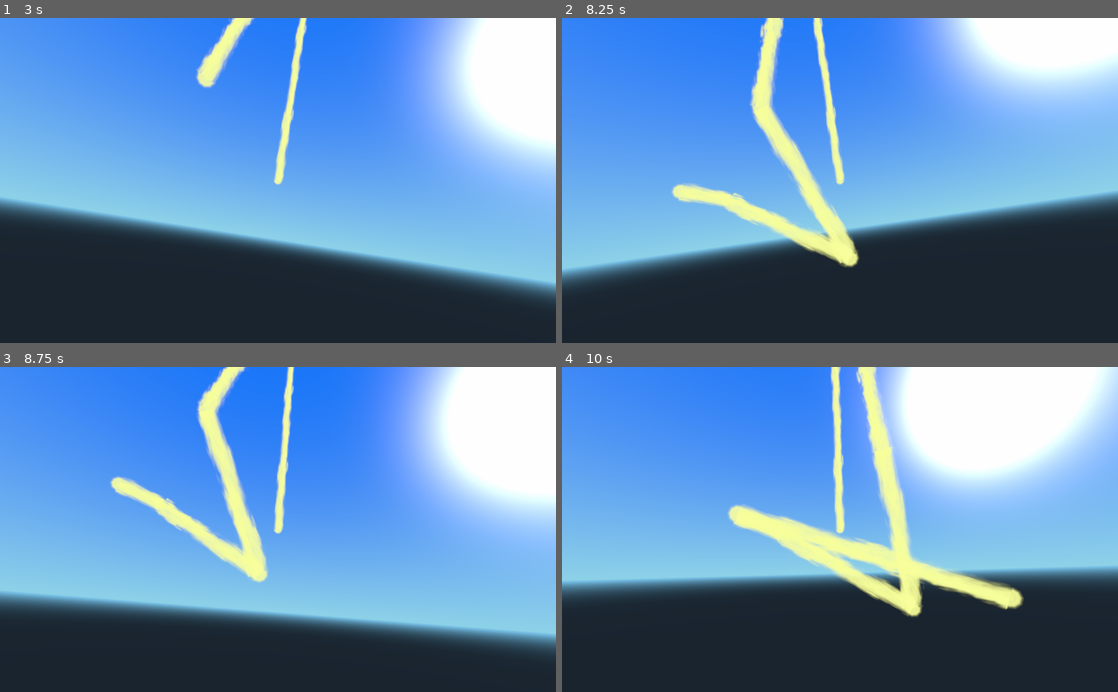
Above: before the commit, frames 1-4 (two rows, left to right).
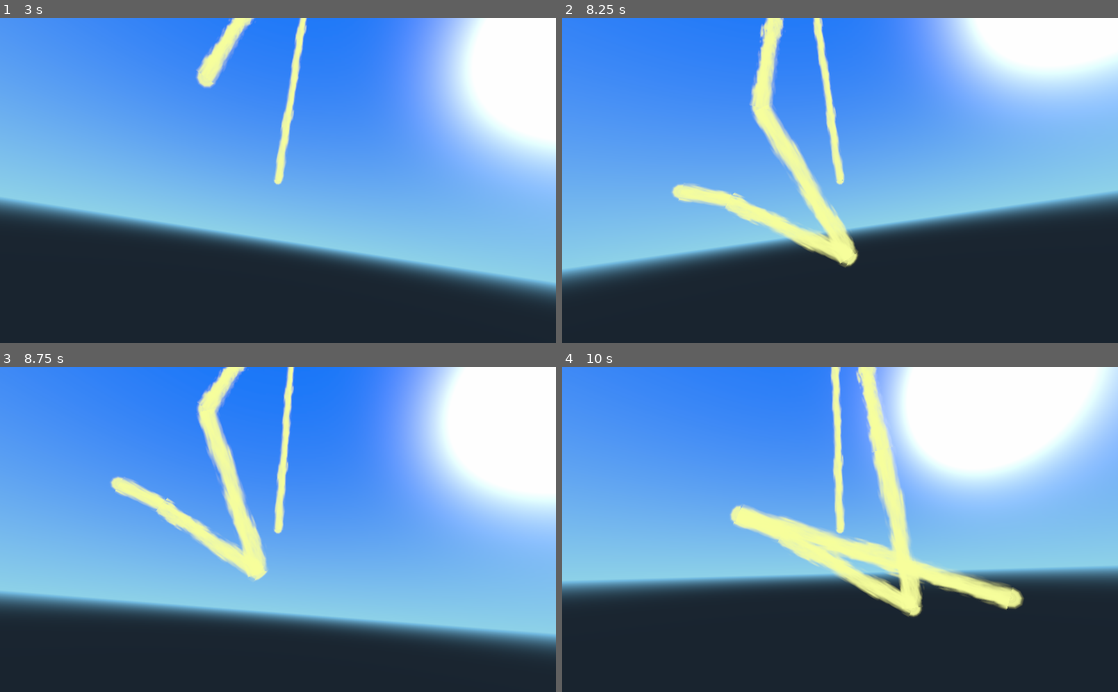
Above: after the commit, the same moments.

Repository: dbp8890/line-renderer
Game: Godot game, scene res://main.tscn
The game is run twice, just before and just after one commit, with the same random seed, the same clock (stepped at 60 frames per second) and the same inputs.
Inputs (mouse positions are in pixels of both pictures, inside the frame that each line leads up to):
- Up to frame 1 (3 s): move the mouse to (400, 164) at 0.52 s; hold Right (ui_right) 0.53-1.28 s; click (400, 164) at 0.67 s; move the mouse to (166, 196) at 1.27 s; hold Down (ui_down) 1.28-2.03 s; move the mouse to (333, 109) at 2.02 s; hold Right (ui_right) 2.03-2.78 s; move the mouse to (250, 245) at 2.77 s; hold Up (ui_up) from 2.78 s (still down); click (250, 245) at 2.92 s
- Up to frame 2 (8.25 s): move the mouse to (1006, 229) at 3.52 s; release Up (ui_up) at 3.53 s; hold Left (ui_left) 3.53-5.03 s; move the mouse to (673, 131) at 4.27 s; move the mouse to (867, 180) at 5.02 s; hold Down (ui_down) 5.03-5.78 s; click (867, 180) at 5.17 s; move the mouse to (756, 99) at 5.77 s; hold Right (ui_right) 5.78-6.53 s; move the mouse to (962, 164) at 6.52 s; hold Up (ui_up) 6.53-7.28 s; move the mouse to (728, 196) at 7.27 s; hold Right (ui_right) 7.28-8.03 s; click (728, 196) at 7.42 s; move the mouse to (895, 109) at 8.02 s; hold Down (ui_down) from 8.03 s (still down)
- Up to frame 3 (8.75 s): keep holding Down (ui_down)
- Up to frame 4 (10 s): move the mouse to (812, 594) at 8.77 s; release Down (ui_down) at 8.78 s; hold Left (ui_left) 8.78-9.53 s; move the mouse to (1006, 578) at 9.52 s; hold Up (ui_up) from 9.53 s (still down); click (1006, 578) at 9.67 s

Frame 1 is identical in both runs. In frame 2, less than 0.1% of the frame differs, in the area x 29-54%, y 27-77%; in frame 3, less than 0.1%; in frame 4, less than 0.1%, in the area x 29-65%, y 24-77%.

Commit message:
Further refinements.

Diff:
--- a/LineRenderer/LineRenderer.gd
+++ b/LineRenderer/LineRenderer.gd
@@ -11,6 +11,7 @@
 export var scaleTexture = true
 
 var camera
+var cameraOrigin
 
 func _ready():
 	pass
@@ -22,6 +23,7 @@
 	camera = get_viewport().get_camera()
 	if camera == null:
 		return
+	cameraOrigin = to_local(camera.get_global_transform().origin)
 
 	var progressStep = 1.0 / points.size();
 	var progress = 0;
@@ -40,8 +42,8 @@
 			B = to_local(B)
 
 		var AB = B - A;
-		var orthogonalABStart = (to_local(camera.get_global_transform().origin) - ((A + B) / 2)).cross(AB).normalized() * thickness;
-		var orthogonalABEnd = (to_local(camera.get_global_transform().origin) - ((A + B) / 2)).cross(AB).normalized() * nextThickness;
+		var orthogonalABStart = (cameraOrigin - ((A + B) / 2)).cross(AB).normalized() * thickness;
+		var orthogonalABEnd = (cameraOrigin - ((A + B) / 2)).cross(AB).normalized() * nextThickness;
 
 		var AtoABStart = A + orthogonalABStart
 		var AfromABStart = A - orthogonalABStart
@@ -50,7 +52,7 @@
 
 		if i == 0:
 			if drawCaps:
-				corner(A, B, thickness, capSmooth)
+				cap(A, B, thickness, capSmooth)
 
 		if scaleTexture:
 			var ABLen = AB.length()
@@ -85,10 +87,23 @@
 
 		if i == points.size() - 2:
 			if drawCaps:
-				corner(B, A, nextThickness, capSmooth)
+				cap(B, A, nextThickness, capSmooth)
 		else:
 			if drawCorners:
-				corner(B, A, nextThickness, cornerSmooth)
+				var C = points[i+2]
+				if globalCoords:
+					C = to_local(C)
+
+				var BC = C - B;
+				var orthogonalBCStart = (cameraOrigin - ((B + C) / 2)).cross(BC).normalized() * nextThickness;
+				var cameraNormal = B - cameraOrigin
+
+				var angleDot = AB.dot(orthogonalBCStart)
+
+				if angleDot > 0:
+					corner(B, BtoABEnd, B + orthogonalBCStart, cornerSmooth)
+				else:
+					corner(B, B - orthogonalBCStart, BfromABEnd, cornerSmooth)
 
 		progress += progressStep;
 		thickness = lerp(startThickness, endThickness, progress);
@@ -96,9 +111,9 @@
 
 	end()
 
-func corner(center, pivot, thickness, smoothing):
-	var orthogonal = (to_local(camera.get_global_transform().origin) - center).cross(center - pivot).normalized() * thickness;
-	var axis = (center - to_local(camera.get_global_transform().origin)).normalized();
+func cap(center, pivot, thickness, smoothing):
+	var orthogonal = (cameraOrigin - center).cross(center - pivot).normalized() * thickness;
+	var axis = (center - cameraOrigin).normalized();
 
 	var array = []
 	for i in range(smoothing + 1):
@@ -110,11 +125,31 @@
 		array[i] = center + (orthogonal.rotated(axis, lerp(0, PI, float(i) / smoothing)));
 
 	for i in range(1, smoothing + 1):
-		var currSmooth = (i - 1) / smoothing
-
-		set_uv(Vector2(0, currSmooth))
+		set_uv(Vector2(0, (i - 1) / smoothing))
 		add_vertex(array[i - 1]);
-		set_uv(Vector2(0, currSmooth))
+		set_uv(Vector2(0, (i - 1) / smoothing))
 		add_vertex(array[i]);
 		set_uv(Vector2(0.5, 0.5))
 		add_vertex(center);
+
+func corner(center, start, end, smoothing):
+	var array = []
+	for i in range(smoothing + 1):
+		array.append(Vector3(0,0,0))
+	array[0] = start;
+	array[smoothing] = end;
+
+	var axis = start.cross(end).normalized()
+	var offset = start - center
+	var angle = offset.angle_to(end - center)
+
+	for i in range(1, smoothing):
+		array[i] = center + offset.rotated(axis, lerp(0, angle, float(i) / smoothing));
+
+	for i in range(1, smoothing + 1):
+		set_uv(Vector2(0, (i - 1) / smoothing))
+		add_vertex(array[i - 1]);
+		set_uv(Vector2(0, (i - 1) / smoothing))
+		add_vertex(array[i]);
+		set_uv(Vector2(0.5, 0.5))
+		add_vertex(center);
